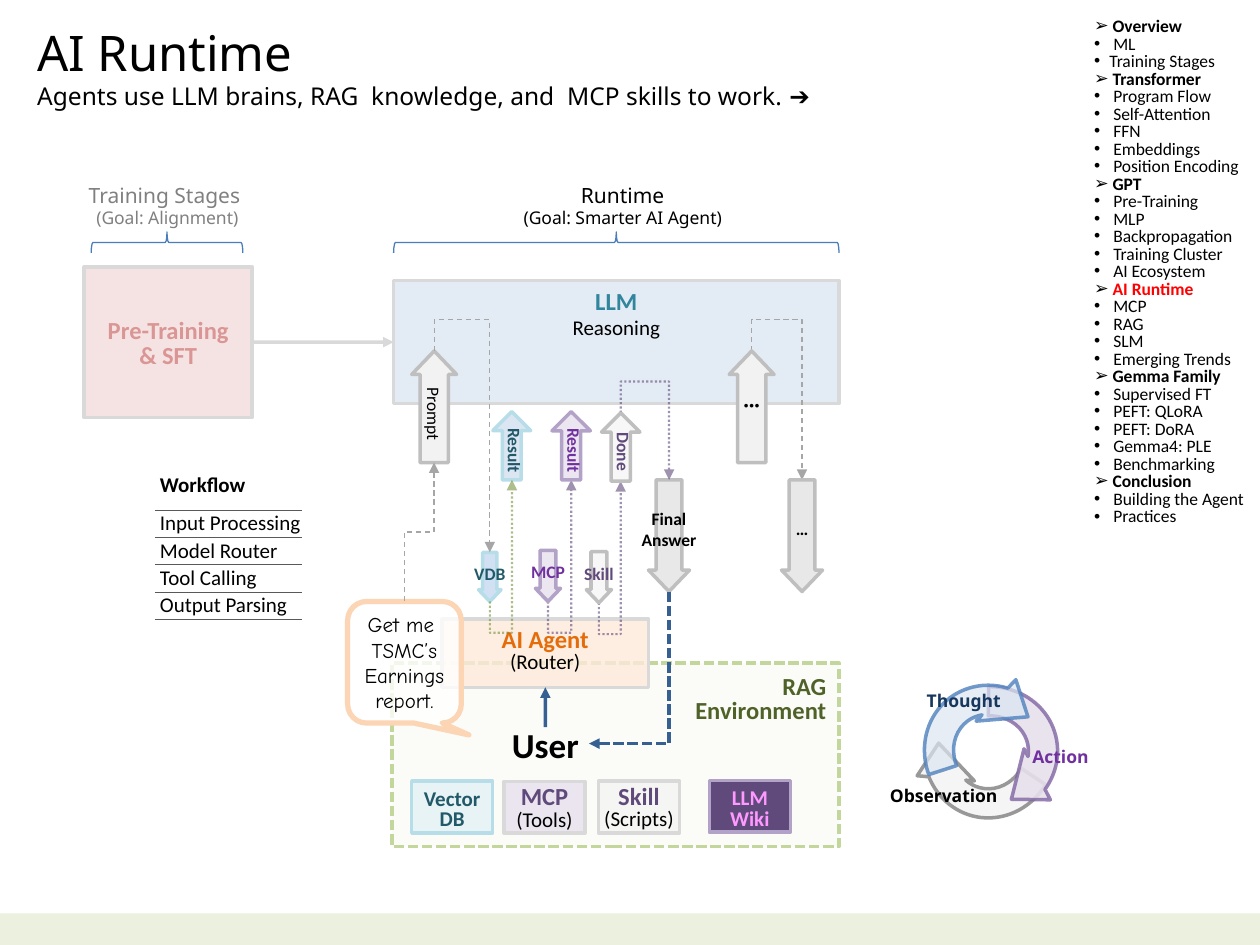
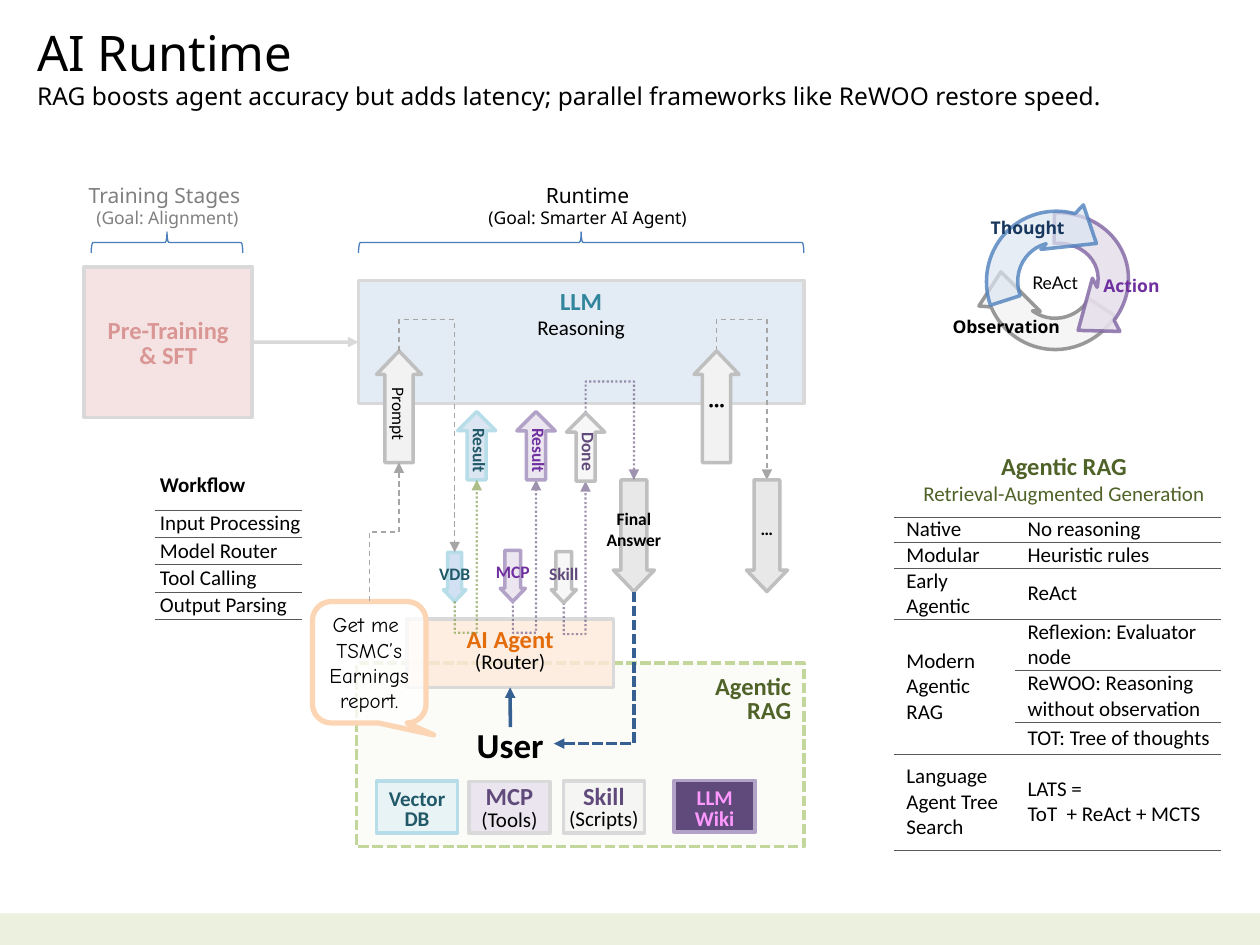
Before and after one commit to navibator/crazy-ai, a slide deck: slide 22 of ai.pptx. Drawn at 1260x945 pixels with LibreOffice and Linux fonts; fonts in the diff are those of the drawing. Boxes give left, top, right and bottom in pixels: in the first picture for what was removed or moved away, otherwise in the second. Text is boxed around its words. In the diff, an @@ line names an element or a change of style, - is before the commit and + after.

Commit message:
bio-it-agent

```diff
--- a/ai.pptx
+++ b/ai.pptx
@@ text removed at (1109, 19, 1244, 522) @@
-➢ Overview
-      • ML
-    • Training Stages
-➢ Transformer
-    • Program Flow
-    • Self-Attention
-    • FFN
-    • Embeddings
-    • Position Encoding
-➢ GPT
-    • Pre-Training
-    • MLP
-    • Backpropagation
-    • Training Cluster
-    • AI Ecosystem
-➢ AI Runtime
-    • MCP
-    • RAG
-    • SLM
-    • Emerging Trends
-➢ Gemma Family
-    • Supervised FT
-    • PEFT: QLoRA
-    • PEFT: DoRA
-    • Gemma4: PLE
-    • Benchmarking
-➢ Conclusion
-    • Building the Agent
-    • Practices
@@ text at (37, 86, 1100, 111): text changed @@
-Agents use LLM brains, RAG knowledge, and MCP skills to work. ➔
+RAG boosts agent accuracy but adds latency; parallel frameworks like ReWOO restore speed.
@@ circular arrow: place and size @@
-circular arrow at (878, 638, 1108, 869)
+circular arrow at (937, 161, 1181, 406)
@@ circular arrow: place and size @@
-circular arrow at (883, 651, 1093, 856)
+circular arrow at (940, 174, 1165, 390)
@@ circular arrow: place and size @@
-circular arrow at (891, 645, 1090, 849)
+circular arrow at (951, 170, 1162, 384)
@@ text "Thought": place and size @@
-text "Thought" at (927, 691, 1001, 713)
+text "Thought" at (991, 218, 1065, 240)
@@ text added at (1032, 276, 1078, 289), 10 pt, text #000000 @@
+ReAct
@@ text "Action": place and size @@
-text "Action" at (1032, 747, 1088, 769)
+text "Action" at (1103, 276, 1159, 298)
@@ text "Observation": place and size @@
-text "Observation" at (890, 786, 997, 808)
+text "Observation" at (953, 317, 1060, 339)
@@ arrow moved from (252, 343) - (393, 343) to (252, 343) - (359, 343) @@
@@ table added at (893, 442, 1221, 847), 8 rows, 2 columns @@
+Agentic RAG / Retrieval-Augmented Generation | 
+Native | No reasoning
+Modular | Heuristic rules
+Early / Agentic | ReAct
+Modern Agentic / RAG | Reflexion: Evaluator node
+ | ReWOO: Reasoning without observation
+ | TOT: Tree of thoughts
+Language Agent Tree Search | LATS = / ToT + ReAct + MCTS
@@ 8 elbow arrows, 7 down arrows, 6 rectangles, 3 up arrows, 2 texts, 1 rounded speech box, 1 rounded rectangle, 1 right brace, 1 arrow: place and size @@
-8 elbow arrows, 7 down arrows, 6 rectangles, 3 up arrows, 2 texts, 1 rounded speech box, 1 rounded rectangle, 1 right brace, 1 arrow at (348, 187, 839, 845)
+8 elbow arrows, 7 down arrows, 6 rectangles, 3 up arrows, 2 texts, 1 rounded speech box, 1 rounded rectangle, 1 right brace, 1 arrow at (312, 187, 804, 845)
@@ text in rectangle at (715, 678, 791, 699): paragraph added @@
+Agentic
@@ text in rectangle at (695, 702, 826, 719): paragraph removed @@
-Environment
```
Also in this commit, not shown: 9 other slides changed, 3 other files.
